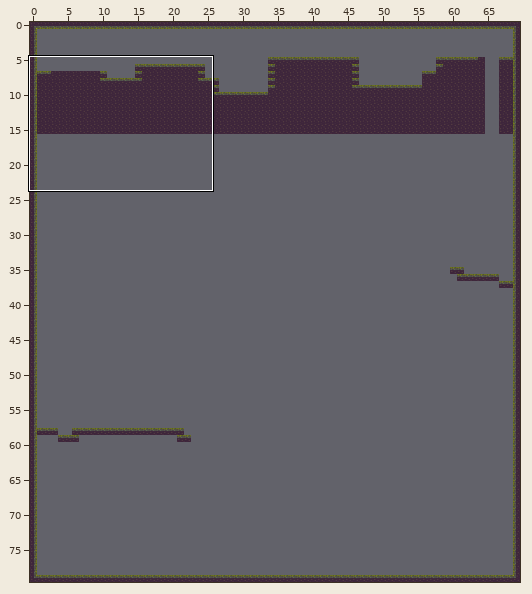
A Tiled map gets an edit: mapa/n_1.tmx. The first picture is a wide view before the edit; the outline marks the close-up.
Close-up. First the earlier version:
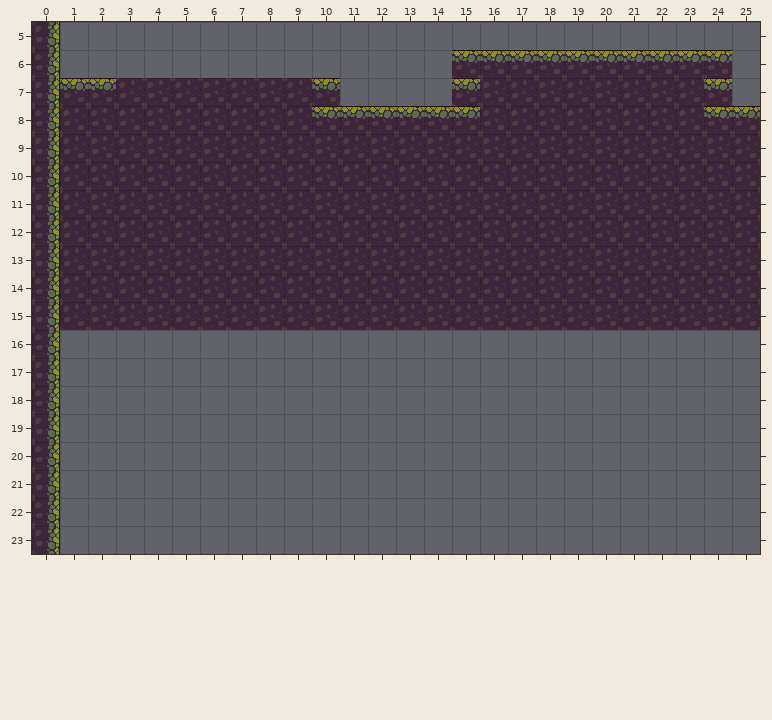
Cells are 32x32 px. Shown: x 0..25, y 5..23. The commit also changed other parts of the map, which this record leaves out.
After:
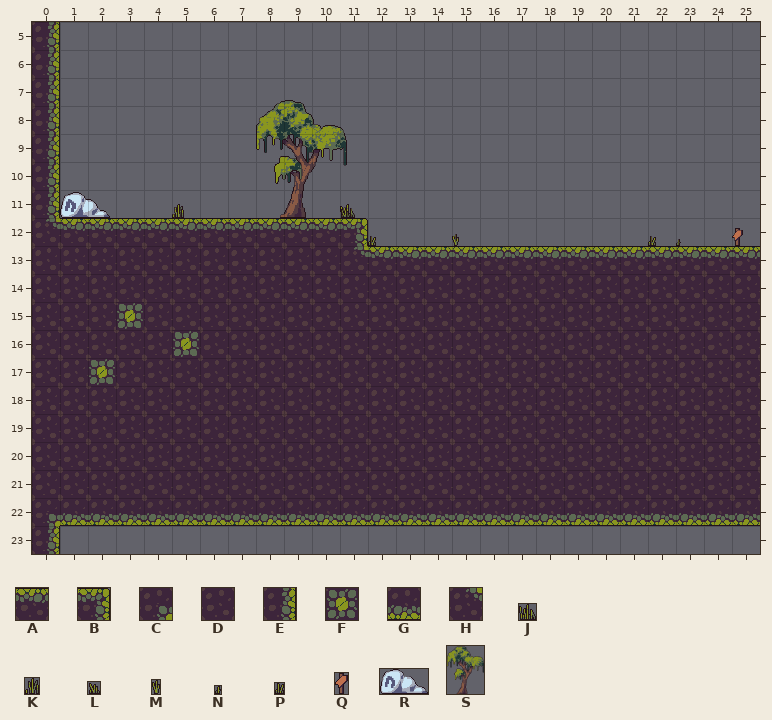
Key: from "patrons": A 1 "Tile_02", B 2 "Tile_03", C 3 "Tile_04", D 11 "Tile_12", E 12 "Tile_13", F 14 "Tile_15", G 21 "Tile_22", H 57 "Tile_58", J 75 "2", K 76 "3", L 77 "4", M 81 "8", N 82 "9", P 83 "10", Q 92 "3", R 102 "4", S 107 "1".
_ is an empty cell.
Edits made:
{"where": "layer \"principal\""}
{"y":6,"x":15,"old":"AAAAAAAAAA","new":"__________"}
{"y":7,"x":1,"old":"AADDDDDDDA","new":"__________"}
{"y":7,"x":15,"old":"ADDDDDDDDA","new":"__________"}
{"y":8,"x":1,"old":"DDDDDDDDDAAAAAADDDDDDDDAA","new":"_________________________"}
{"y":9,"x":1,"old":"DDDDDDDDDDDDDDDDDDDDDDDDD","new":"_________________________"}
{"y":10,"x":1,"old":"DDDDDDDDDDDDDDDDDDDDDDDDD","new":"_________________________"}
{"y":11,"x":1,"old":"DDDDDDDDDDDDDDDDDDDDDDDDD","new":"_________________________"}
{"y":12,"x":0,"old":"EDDDDDDDDDDDDDDDDDDDDDDDDD","new":"HAAAAAAAAAAB______________"}
{"y":13,"x":0,"old":"E","new":"D"}
{"y":13,"x":11,"old":"DDDDDDDDDDDDDDD","new":"HAAAAAAAAAAAAAA"}
{"y":14,"x":0,"old":"E","new":"D"}
{"y":15,"x":0,"old":"E","new":"D"}
{"y":16,"x":0,"old":"E____","new":"DDDDD"}
{"y":16,"x":6,"old":"____________________","new":"DDDDDDDDDDDDDDDDDDDD"}
{"y":17,"x":0,"old":"E_","new":"DD"}
{"y":17,"x":3,"old":"_______________________","new":"DDDDDDDDDDDDDDDDDDDDDDD"}
{"y":18,"x":0,"old":"E_________________________","new":"DDDDDDDDDDDDDDDDDDDDDDDDDD"}
{"y":19,"x":0,"old":"E_________________________","new":"DDDDDDDDDDDDDDDDDDDDDDDDDD"}
{"y":20,"x":0,"old":"E_________________________","new":"DDDDDDDDDDDDDDDDDDDDDDDDDD"}
{"y":21,"x":0,"old":"E_________________________","new":"DDDDDDDDDDDDDDDDDDDDDDDDDD"}
{"y":22,"x":0,"old":"E_________________________","new":"CGGGGGGGGGGGGGGGGGGGGGGGGG"}
{"where": "layer \"darrere\""}
{"y":11,"x":1,"old":"_","new":"R"}
{"y":11,"x":5,"old":"_","new":"K"}
{"y":11,"x":11,"old":"_","new":"J"}
{"y":12,"x":12,"old":"_","new":"P"}
{"y":12,"x":22,"old":"__","new":"PN"}
{"where": "layer \"davant\""}
{"y":11,"x":5,"old":"_","new":"K"}
{"y":11,"x":8,"old":"_","new":"S"}
{"y":11,"x":11,"old":"_","new":"L"}
{"y":12,"x":15,"old":"_","new":"M"}
{"y":12,"x":25,"old":"_","new":"Q"}
{"y":15,"x":3,"old":"_","new":"F"}
{"y":16,"x":5,"old":"_","new":"F"}
{"y":17,"x":2,"old":"_","new":"F"}
